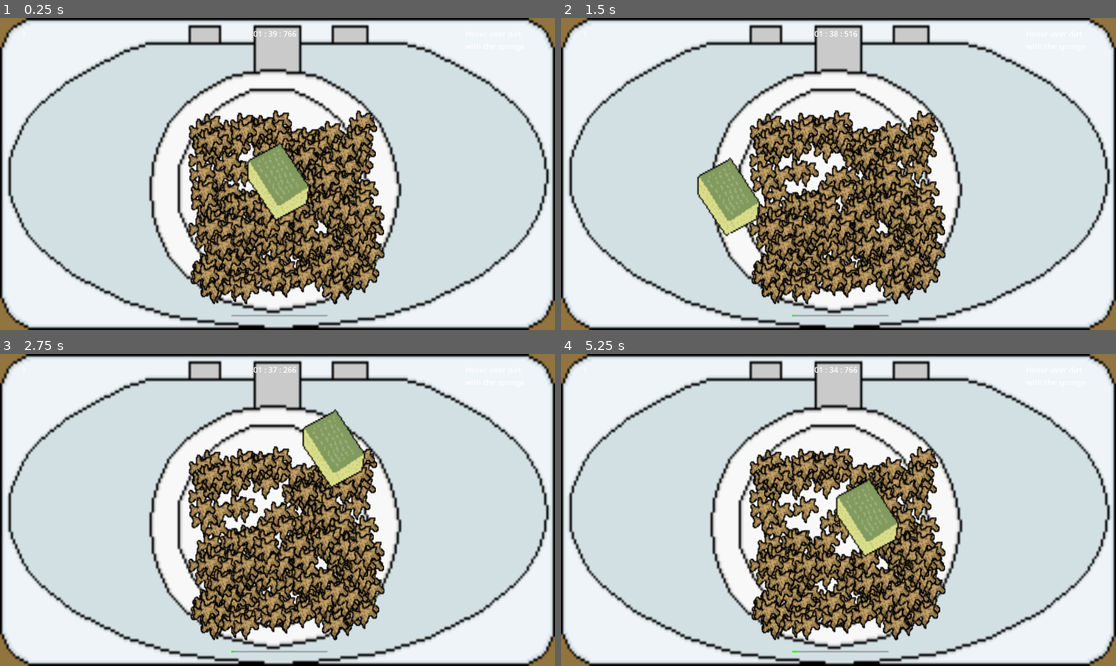
Above: before the commit, frames 1-4 (two rows, left to right).
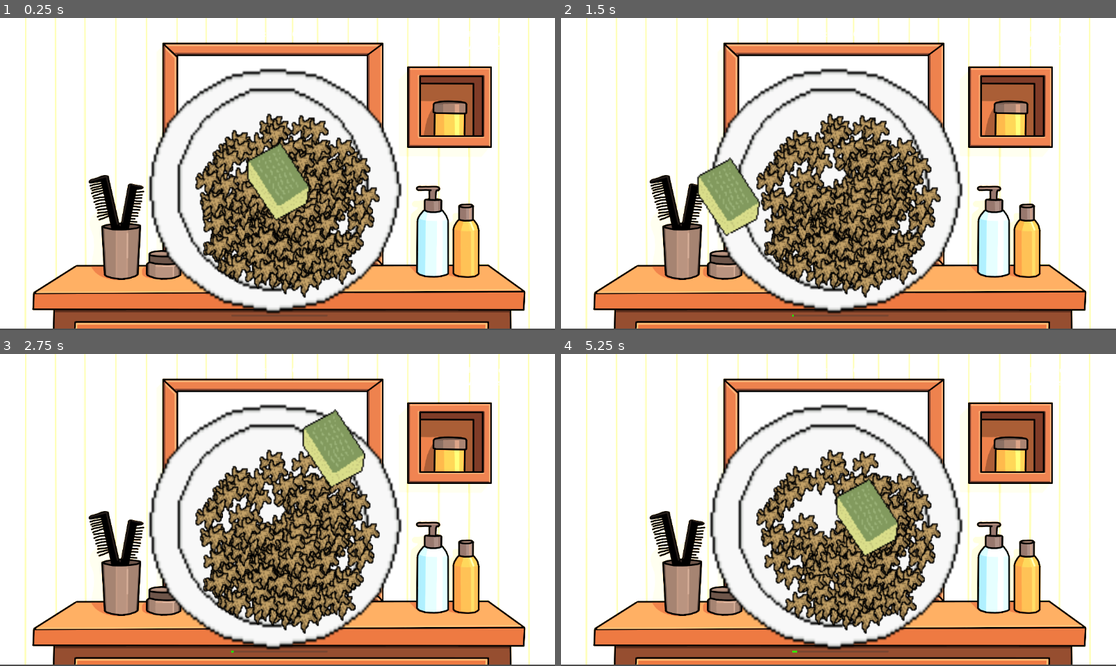
Above: after the commit, the same moments.

Repository: Warreign/fortune-favors-the-bold
Game: Godot game, scene res://Scenes/HairGroom.tscn
Two runs of this game, one before a commit and one after it. Both use one fixed random seed, a clock stepped at 60 frames per second and the inputs below. The project has no main scene, so this scene is started directly.
Inputs (mouse positions are in pixels of both pictures, inside the frame that each line leads up to):
- Up to frame 1 (0.25 s): no input
- Up to frame 2 (1.5 s): tap Enter at 0.5 s; move the mouse to (960, 158) at 0.52 s; tap Space at 1.25 s; move the mouse to (727, 189) at 1.27 s
- Up to frame 3 (2.75 s): tap Enter at 2 s; move the mouse to (333, 441) at 2.02 s
- Up to frame 4 (5.25 s): tap Space at 2.75, 4.25 s; move the mouse to (810, 572) at 2.77 s; tap Enter at 3.5 s; move the mouse to (1005, 556) at 3.52 s; move the mouse to (672, 463) at 4.27 s; move the mouse to (866, 510) at 5.02 s

The runs differ from the first frame. In frame 1, 73% of the frame differs, in the area x 0-100%, y 0-100%; in frame 2, 74%; in frame 3, 74%; in frame 4, 73%.

Commit message:
hair generation in circle

Diff:
--- a/Scenes/HairGroom.tscn
+++ b/Scenes/HairGroom.tscn
@@ -1,11 +1,14 @@
-[gd_scene load_steps=8 format=3 uid="uid://dn2le3mwahtax"]
+[gd_scene load_steps=9 format=3 uid="uid://dn2le3mwahtax"]
 
+[ext_resource type="Texture2D" uid="uid://7ugarm1hxci4" path="res://Sprites/WashGame/Game.png" id="1_0nlrr"]
 [ext_resource type="Script" uid="uid://blqx70sywhngi" path="res://Scripts/hair_spawner.gd" id="1_hivxq"]
 [ext_resource type="Texture2D" uid="uid://btxyxybofpojj" path="res://Sprites/WashGame/Plate.png" id="2_l2ru7"]
 [ext_resource type="Script" uid="uid://cbb0f3rgtib20" path="res://Scripts/shaver.gd" id="3_i71ie"]
-[ext_resource type="Texture2D" uid="uid://sx5me1row1p2" path="res://Sprites/WashGame/BackgroundWashGame.png" id="4_1q3xq"]
 [ext_resource type="PackedScene" uid="uid://dr7seaticcntf" path="res://Prefabs/Hair.tscn" id="4_3xqlg"]
 [ext_resource type="Texture2D" uid="uid://b3yvrtrvg4o2m" path="res://Sprites/WashGame/Sponge.png" id="6_n14uh"]
+
+[sub_resource type="CircleShape2D" id="CircleShape2D_0nlrr"]
+radius = 251.00797
 
 [sub_resource type="RectangleShape2D" id="RectangleShape2D_twggc"]
 size = Vector2(81.5586, 35.125847)
@@ -13,11 +16,11 @@
 [node name="HairGroom" type="Node2D"]
 
 [node name="BackgroundWashGame" type="Sprite2D" parent="."]
-position = Vector2(576, 324)
-scale = Vector2(4.5, 5.0625)
-texture = ExtResource("4_1q3xq")
+position = Vector2(575.49976, 321.50012)
+scale = Vector2(0.6015623, 0.5990741)
+texture = ExtResource("1_0nlrr")
 
-[node name="Plate" type="Control" parent="."]
+[node name="Head" type="Control" parent="."]
 layout_mode = 3
 anchors_preset = 0
 offset_left = 349.0
@@ -25,7 +28,7 @@
 offset_right = 812.0
 offset_bottom = 528.0
 
-[node name="Plate" type="Sprite2D" parent="Plate"]
+[node name="Plate" type="Sprite2D" parent="Head"]
 position = Vector2(227, 259)
 scale = Vector2(4.5, 5.0625)
 texture = ExtResource("2_l2ru7")
@@ -88,6 +91,12 @@
 offset_bottom = 528.0
 border_color = Color(1, 0, 0, 0)
 
+[node name="Area2D" type="Area2D" parent="."]
+
+[node name="ReferenceHeadCollision" type="CollisionShape2D" parent="Area2D"]
+position = Vector2(569, 357)
+shape = SubResource("CircleShape2D_0nlrr")
+
 [node name="HairSpawner" type="Node" parent="."]
 script = ExtResource("1_hivxq")
 hair_prefab = ExtResource("4_3xqlg")
--- a/Scripts/hair_spawner.gd
+++ b/Scripts/hair_spawner.gd
@@ -94,13 +94,26 @@
 
 func spawn_hairs(number: int):
 	var spawn_rect = $"../ReferenceRect"
+	var rect_center = spawn_rect.position + Vector2(spawn_rect.size.x/2, spawn_rect.size.x/2)
 	var pos
+	var radius
+	var angle
 	# https://www.youtube.com/watch?v=33odP1o2N2Q
 	for n in number:
-		pos = spawn_rect.position +\
-		 Vector2(randf() * spawn_rect.size.x, randf() * spawn_rect.size.y)
+		radius = randf_range(-spawn_rect.size.y/2, spawn_rect.size.y/2)
+		angle = randf_range(0, 2*PI)
+		pos = rect_center + Vector2(radius * cos(angle), radius * sin(angle))
+		# pos = spawn_rect.position +\
+		#  Vector2(randf() * spawn_rect.size.x, randf() * spawn_rect.size.y)
 		spawn_hair(hair_prefab, pos)
 
+	# var spawnArea = $"../Area2D/ReferenceHeadCollision".shape.radius
+	# var origin = $"../Area2D/ReferenceHeadCollision".global_position -  Vector2(spawnArea, spawnArea)
+
+	# var x = randf_range(origin.x, spawnArea)
+	# var y = randf_range(origin.y, spawnArea)
+
+	# spawn_hair(hair_prefab, Vector2(x,y))
 
 
 func spawn_hair(prefab, pos):
Binary file added: Sprites/WashGame/Game.png
Not shown, added: Sprites/WashGame/Game.png.import
